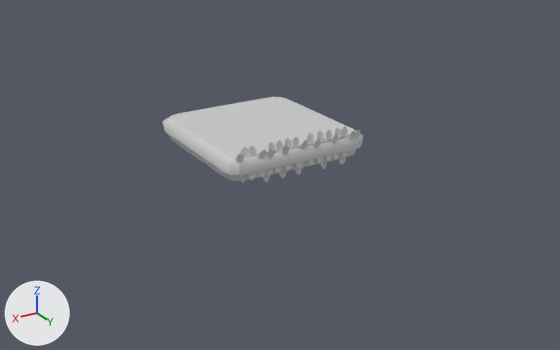
The FBX model Run4YourLife/Assets/Art/Props/Platforms/R4YL_PROP_leaf_platform.FBX as it was, and as the next commit left it.
One viewpoint serves both versions: a 50 mm lens placed at (3.56, 6.32, 2.71), pointed at (-0.09, 0.23, -0.33). Lighting does not change. The marker at lower left points along +X, +Y and +Z. Where no turn or scale is listed for an object, it has been applied to the vertices.

The first picture shows 'R4YL_PROP_leaf_platform'.
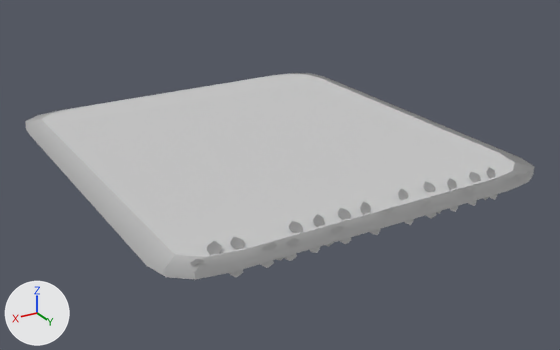
Commit message: resize R4YL_PROP_leaf_platform

What changed in the scene script:
```text
Change me_mesh:
    used by ob_r4yl_prop_leaf_platform; location = (0.0, -0.002, 0.068)
    remove me_mesh.from_pydata(...)  # 686 vertices, 373 faces; spans x -0.74..0.74, y -0.81..0.81, z -0.19..0.19
    add me_mesh.from_pydata(...)  # 686 vertices, 373 faces; spans x -1.89..1.89, y -2.07..2.07, z -0.15..0.15
    me_mesh part 1: the loose piece of 46 vertices spanning x -0.74..0.74, y -0.81..0.81, z -0.08..0.1 is scaled about its middle by (2.54, 2.54, 0.753)
    me_mesh part 2: the loose piece of 32 vertices spanning x -0.73..0.73, y -0.79..0.79, z -0.15..0.03 is scaled about the mesh origin by (2.54, 2.54, 0.753)
    me_mesh part 3: the loose piece of 12 vertices spanning x 0.46..0.53, y 0.73..0.76, z 0.09..0.19 is scaled about its middle by (1.44, 2.54, 0.753), then moved by (0.76, 1.15, -0.03)
    me_mesh part 4: the loose piece of 12 vertices spanning x -0.46..-0.39, y 0.72..0.76, z 0.09..0.19 is scaled about its middle by (1.44, 2.54, 0.753), then moved by (-0.65, 1.14, -0.03)
    me_mesh part 5: the loose piece of 12 vertices spanning x -0.53..-0.46, y 0.72..0.76, z 0.09..0.19 is scaled about its middle by (1.44, 2.54, 0.753), then moved by (-0.76, 1.14, -0.04)
    me_mesh part 6: the loose piece of 12 vertices spanning x 0.09..0.16, y 0.73..0.76, z 0.09..0.19 is scaled about its middle by (1.44, 2.54, 0.753), then moved by (0.19, 1.15, -0.03)
    me_mesh part 7: the loose piece of 12 vertices spanning x 0.01..0.08, y 0.73..0.76, z 0.09..0.19 is scaled about its middle by (1.44, 2.54, 0.753), then moved by (0.07, 1.14, -0.03)
    me_mesh part 8: the loose piece of 12 vertices spanning x -0.16..-0.08, y 0.71..0.74, z 0.09..0.19 is scaled about its middle by (1.44, 2.54, 0.753), then moved by (-0.19, 1.12, -0.03)
    me_mesh part 9: the loose piece of 12 vertices spanning x -0.27..-0.2, y 0.71..0.74, z 0.09..0.19 is scaled about its middle by (1.44, 2.54, 0.753), then moved by (-0.36, 1.12, -0.03)
    me_mesh part 10: the loose piece of 12 vertices spanning x -0.35..-0.28, y 0.73..0.76, z 0.09..0.19 is scaled about its middle by (1.44, 2.54, 0.753), then moved by (-0.48, 1.14, -0.03)
    me_mesh part 11: the loose piece of 12 vertices spanning x 0.26..0.34, y 0.73..0.76, z 0.09..0.19 is scaled about its middle by (1.44, 2.54, 0.753), then moved by (0.46, 1.15, -0.03)
    me_mesh part 12: the loose piece of 12 vertices spanning x 0.18..0.26, y 0.73..0.76, z 0.09..0.19 is scaled about its middle by (1.44, 2.54, 0.753), then moved by (0.34, 1.14, -0.03)
    me_mesh part 13: the loose piece of 12 vertices spanning x 0.53..0.6, y 0.72..0.75, z 0.09..0.19 is scaled about its middle by (1.44, 2.54, 0.753), then moved by (0.87, 1.13, -0.04)
    me_mesh part 14: the loose piece of 12 vertices spanning x -0.5..-0.43, y 0.77..0.8, z -0.1..0.01 is scaled about its middle by (1.44, 2.54, 0.753), then moved by (-0.72, 1.21, 0.01)
    me_mesh part 15: 288 of 686 vertices moved; they spanned x -0.64..0.67, y 0.71..0.81, z -0.19..0.17 and now span x -1.58..1.67, y 1.82..2.07, z -0.14..0.13; mean shift (0.04, 1.2, 0.0); largest move (-0.63, 0.81, 0.14) -> (-1.56, 2.06, 0.11)
Change ob_r4yl_prop_leaf_platform:
    ob_r4yl_prop_leaf_platform.location: (0.0, -0.002, 0.068) -> (0.0, 0.0, -0.07)
```

Where the change shows, as pixel boxes [x1, y1, x2, y2] in the pictures (560 x 350 px; the box of a moved part takes in the faces that stretch with it):
'R4YL_PROP_leaf_platform', reshaped, moved (154% wider, 135% taller): before [163, 97, 363, 184]; after [25, 73, 535, 279]
part 1 of me_mesh, moved or reshaped: before [163, 97, 363, 175]; after [25, 73, 535, 279]
part 2 of me_mesh, moved or reshaped (not visible afterwards): before [169, 135, 356, 181]
part 3 of me_mesh, moved or reshaped: before [249, 146, 256, 157]; after [230, 237, 245, 250]
part 4 of me_mesh, moved or reshaped: before [335, 128, 342, 138]; after [469, 172, 480, 182]
part 5 of me_mesh, moved or reshaped: before [342, 126, 348, 137]; after [487, 167, 495, 179]
part 6 of me_mesh, moved or reshaped: before [285, 138, 292, 149]; after [337, 208, 351, 220]
part 7 of me_mesh, moved or reshaped: before [293, 137, 299, 148]; after [360, 201, 371, 214]
part 8 of me_mesh, moved or reshaped: before [307, 133, 313, 143]; after [398, 189, 408, 200]
part 9 of me_mesh, moved or reshaped: before [317, 131, 324, 141]; after [423, 182, 435, 193]
part 10 of me_mesh, moved or reshaped: before [326, 129, 332, 140]; after [447, 178, 457, 190]
part 11 of me_mesh, moved or reshaped: before [268, 142, 275, 152]; after [289, 221, 303, 233]
part 12 of me_mesh, moved or reshaped: before [276, 140, 283, 151]; after [313, 214, 324, 227]
part 13 of me_mesh, moved or reshaped: before [241, 146, 249, 158]; after [207, 241, 222, 255]
part 14 of me_mesh, moved or reshaped: before [341, 152, 347, 157]; after [489, 194, 497, 200]
part 15 of me_mesh, moved or reshaped: before [236, 129, 361, 182]; after [190, 172, 530, 277]
